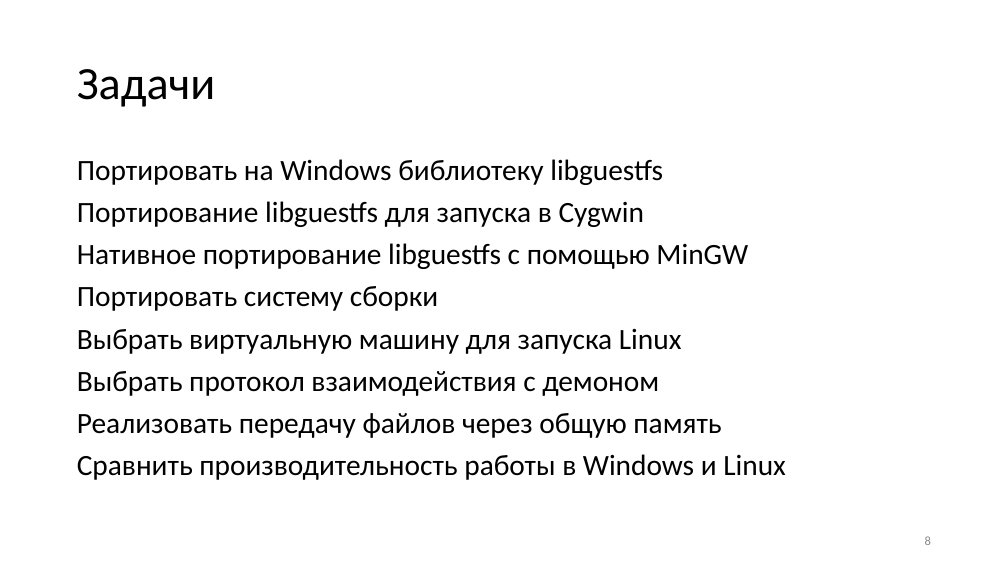
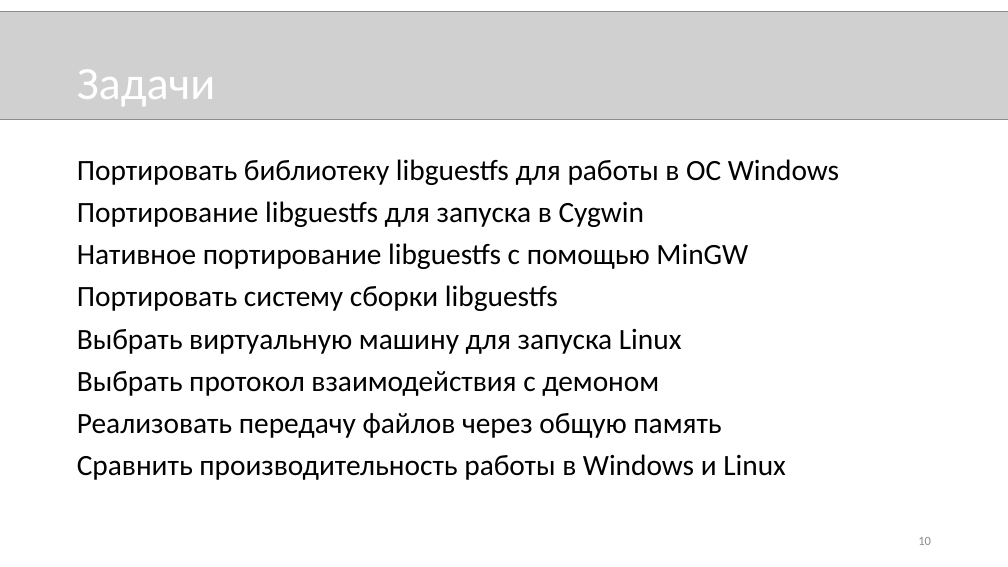
Before and after one commit to novokrest/master-thesis, a slide deck: slide 10 of presentation.pptx (slide 8 before the commit). Drawn at 1008x567 pixels with LibreOffice and Linux fonts; fonts in the diff are those of the drawing; grey boxes stand for pictures. Boxes give left, top, right and bottom in pixels: in the first picture for what was removed or moved away, otherwise in the second. Text is boxed around its words. In the diff, an @@ line names an element or a change of style, - is before the commit and + after.

```diff
--- a/presentation.pptx
+++ b/presentation.pptx
@@ picture added at (x1=0, y1=11, x2=1008, y2=119) @@
@@ title "Задачи" at (x1=77, y1=69, x2=215, y2=106): text colour #000000 to #FFFFFF @@
@@ text at (x1=77, y1=159, x2=839, y2=185): text changed @@
-Портировать на Windows библиотеку libguestfs
+Портировать библиотеку libguestfs для работы в ОС Windows
@@ text at (x1=77, y1=285, x2=558, y2=311): text changed @@
-Портировать систему сборки
+Портировать систему сборки libguestfs
@@ page number at (x1=918, y1=537, x2=931, y2=545): text changed @@
-8
+10
```
Also in this commit, not shown: 4 other slides changed, 3 slides added, 1 slide removed, 2 other files.
